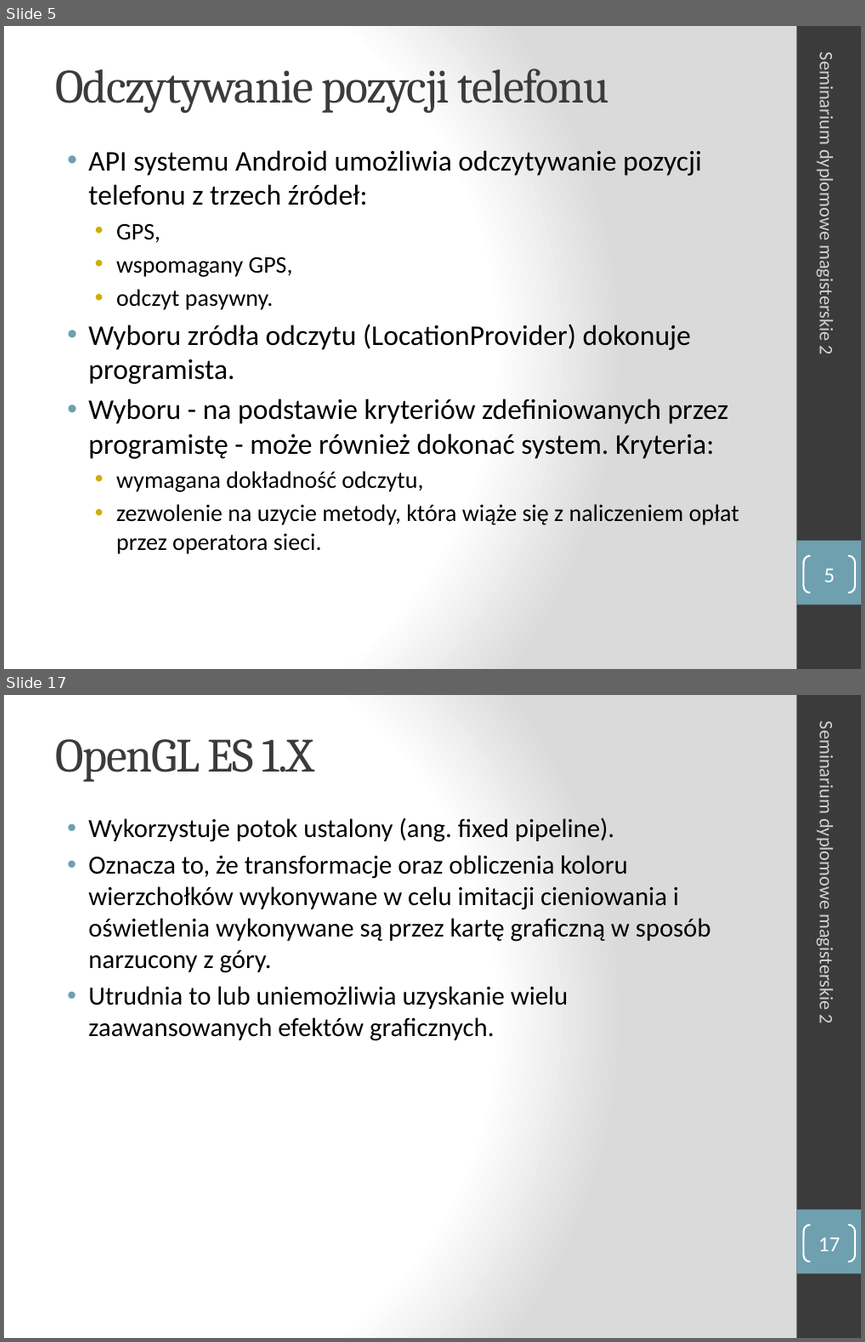
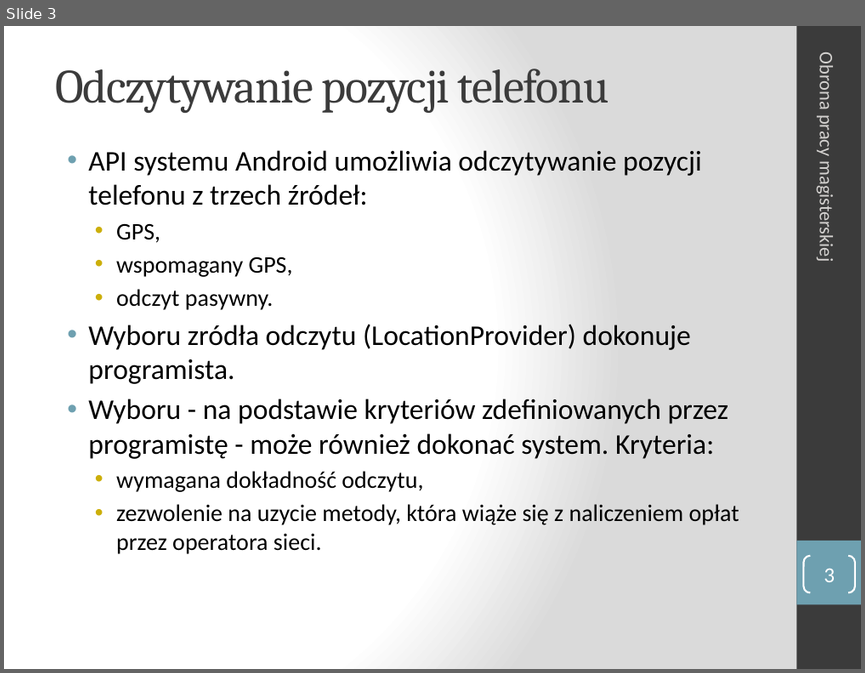
Before and after one commit to manisero/MasterThesis, a slide deck: thesis/presentation/presentation.pptx. Shown one above the other, each under a label of ours: slides 5 and 17 before the commit, slide 3 after it; the slides between them are not shown. The pictures are 865x1342 and 865x673 pixels, drawn with LibreOffice and Linux fonts; fonts in the diff are those of the drawing. Boxes give left, top, right and bottom in pixels: in the first picture for what was removed or moved away, otherwise in the second. Text is boxed around its words. In the diff, an @@ line names an element or a change of style, - is before the commit and + after.

```diff
--- a/thesis/presentation/presentation.pptx
+++ b/thesis/presentation/presentation.pptx
@@ slide 17 removed at (x1=4, y1=695, x2=861, y2=1338), background gradient #FFFFFF to #DADADA; not listed: 2 template elements that a slide beside it also shows @@
@@ title removed at (x1=55, y1=739, x2=313, y2=782) @@
-OpenGL ES 1.X
@@ text removed at (x1=815, y1=731, x2=838, y2=1023) @@
-Seminarium dyplomowe magisterskie 2
@@ text removed at (x1=88, y1=817, x2=711, y2=1041) @@
-• Wykorzystuje potok ustalony (ang. fixed pipeline).
-• Oznacza to, że transformacje oraz obliczenia koloru wierzchołków wykonywane w celu imitacji cieniowania i oświetlenia wykonywane są przez kartę graficzną w sposób narzucony z góry.
-• Utrudnia to lub uniemożliwia uzyskanie wielu zaawansowanych efektów graficznych.
@@ page number removed at (x1=803, y1=1225, x2=855, y2=1261) @@
-17
@@ what was slide 5 is now slide 3 @@
@@ slide 3 changed as well @@
@@ text at (x1=815, y1=57, x2=838, y2=259): text changed @@
-Seminarium dyplomowe magisterskie 2
+Obrona pracy magisterskiej
@@ page number at (x1=823, y1=567, x2=834, y2=582): text changed @@
-5
+3
```
Also in this commit, not shown: 4 other slides changed, 1 slide added, 18 other slides removed, 1 other file.
